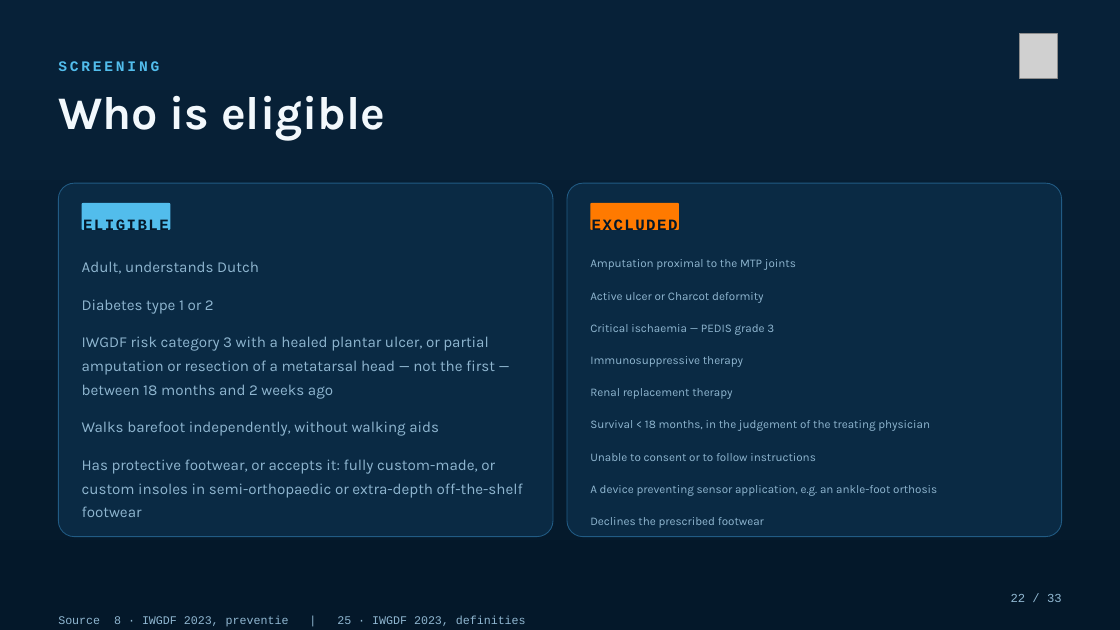
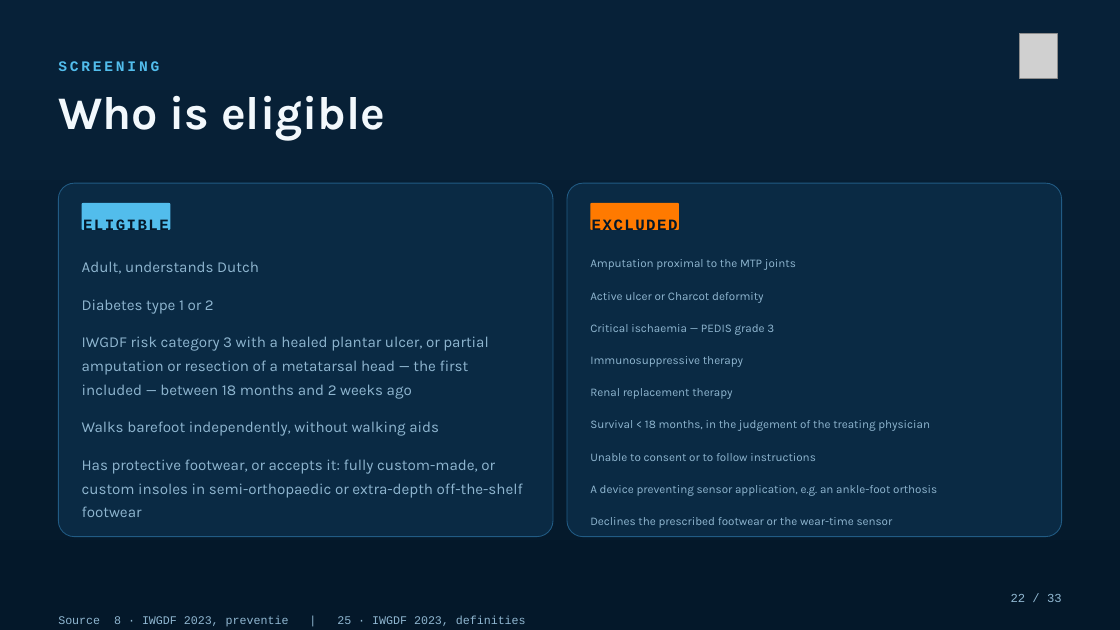
Before and after one commit to Dellfs/paradise-project, a slide deck: slide 22 of PARADISE_presentatie/PARADISE_congres.pptx. Drawn at 1120x630 pixels with LibreOffice and Linux fonts; fonts in the diff are those of the drawing; grey boxes stand for pictures. Boxes give left, top, right and bottom in pixels: in the first picture for what was removed or moved away, otherwise in the second. Text is boxed around its words. In the diff, an @@ line names an element or a change of style, - is before the commit and + after.

```diff
--- a/PARADISE_presentatie/PARADISE_congres.pptx
+++ b/PARADISE_presentatie/PARADISE_congres.pptx
@@ text at [82, 336, 488, 399]: text changed @@
-IWGDF risk category 3 with a healed plantar ulcer, or partial amputation or resection of a metatarsal head — not the first — between 18 months and 2 weeks ago
+IWGDF risk category 3 with a healed plantar ulcer, or partial amputation or resection of a metatarsal head — the first included — between 18 months and 2 weeks ago
@@ text at [590, 517, 893, 528]: text changed @@
-Declines the prescribed footwear
+Declines the prescribed footwear or the wear-time sensor
```
Also in this commit, not shown: 16 other files.
